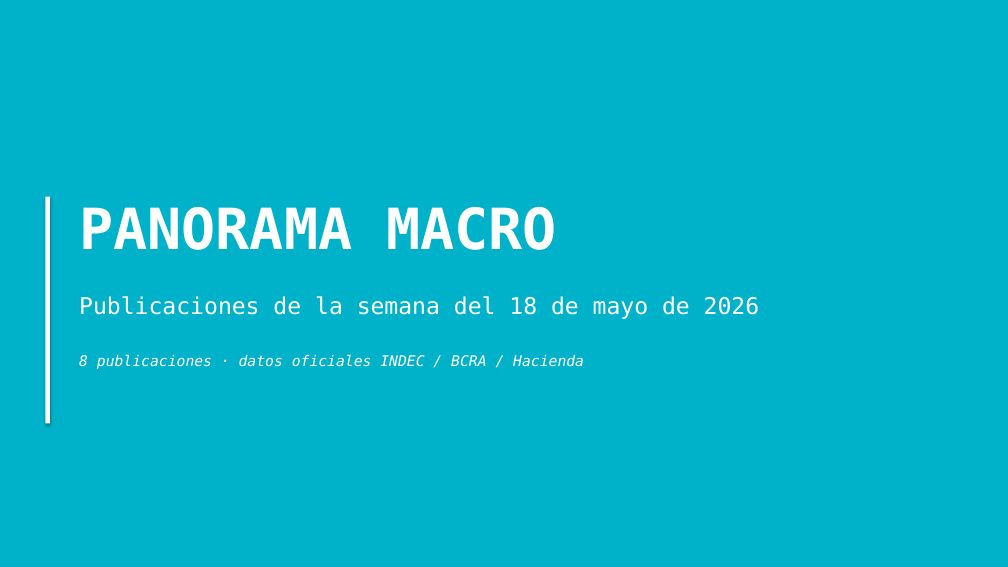
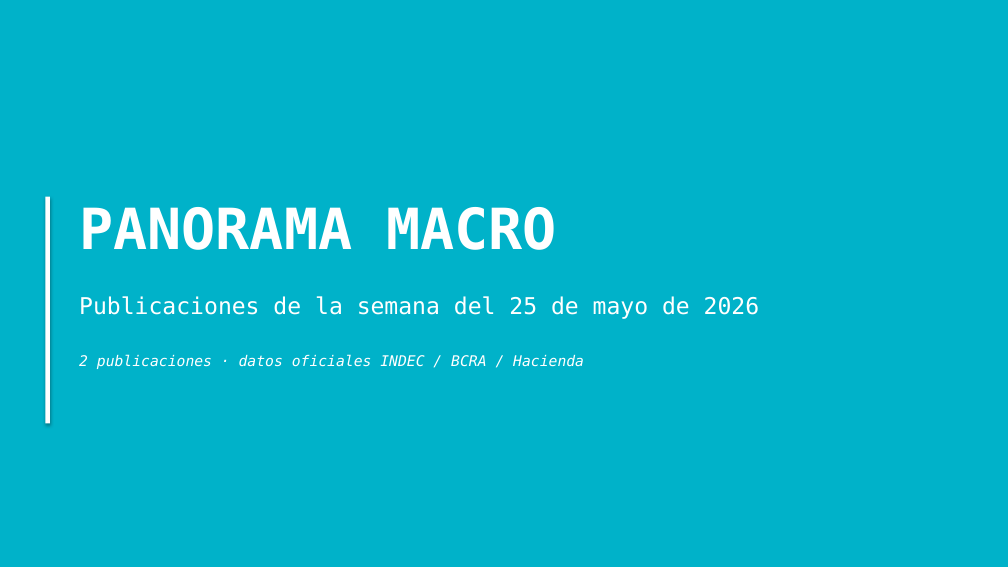
Before and after one commit to nwalovnik/boludos-ppt, a slide deck: slide 1 of publicaciones_semana.pptx. Drawn at 1008x567 pixels with LibreOffice and Linux fonts; fonts in the diff are those of the drawing. Boxes give left, top, right and bottom in pixels: in the first picture for what was removed or moved away, otherwise in the second. Text is boxed around its words. In the diff, an @@ line names an element or a change of style, - is before the commit and + after.

Commit message:
data: update 2026-05-25 (data.json publicaciones_semana.pptx)

```diff
--- a/publicaciones_semana.pptx
+++ b/publicaciones_semana.pptx
@@ text at (79,296,760,319): text changed @@
-Publicaciones de la semana del 18 de mayo de 2026
+Publicaciones de la semana del 25 de mayo de 2026
@@ text at (79,354,584,369): text changed @@
-8 publicaciones · datos oficiales INDEC / BCRA / Hacienda
+2 publicaciones · datos oficiales INDEC / BCRA / Hacienda
```
Also in this commit, not shown: 6 slides removed, 1 other file.
